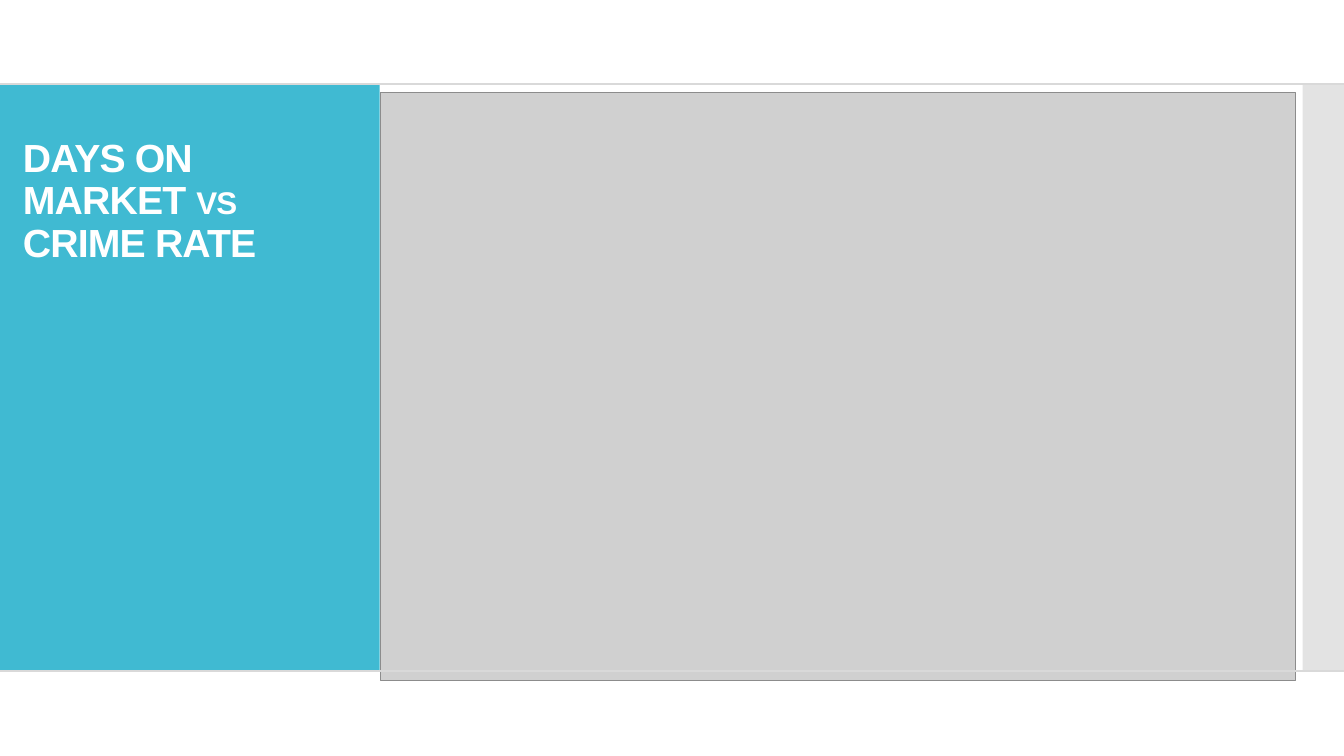
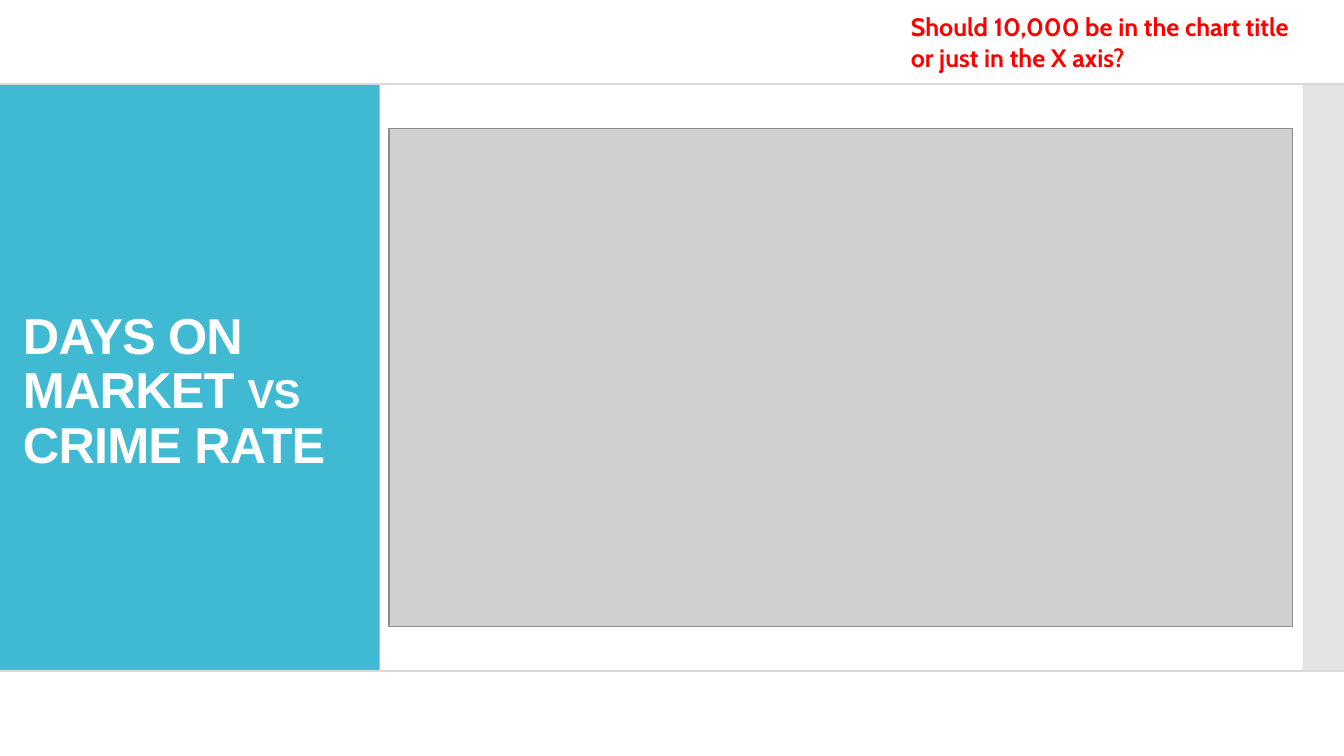
Before and after one commit to andresocorro/project_1, a slide deck: slide 13 of Presentation/final draft.pptx. Drawn at 1344x756 pixels with LibreOffice and Linux fonts; fonts in the diff are those of the drawing; grey boxes stand for pictures. Boxes give left, top, right and bottom in pixels: in the first picture for what was removed or moved away, otherwise in the second. Text is boxed around its words. In the diff, an @@ line names an element or a change of style, - is before the commit and + after.

Commit message:
Updated images in the presentation - scatter diagrams

```diff
--- a/Presentation/final draft.pptx
+++ b/Presentation/final draft.pptx
@@ text added at (911,17,1289,73), 18 pt, text #FF0000, bold @@
+Should 10,000 be in the chart title or just in the X axis?
@@ title "DAYS ON MARKET vs CRIME ..." at (23,319,325,464): size 28 to 36 pt; vertical alignment top to middle @@
@@ picture: place and size @@
-picture at (381,93,1296,681)
+picture at (389,128,1294,626)
```
Also in this commit, not shown: 5 other slides changed, 1 slide added.
